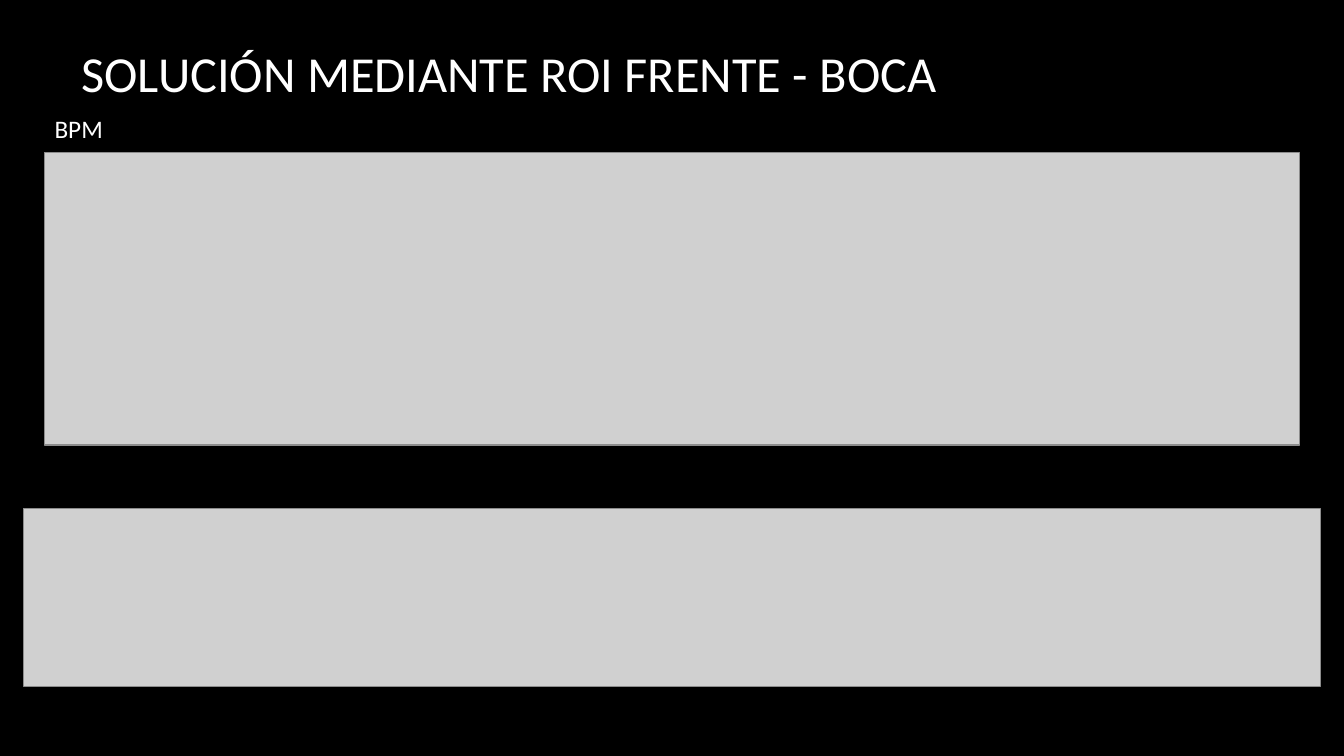
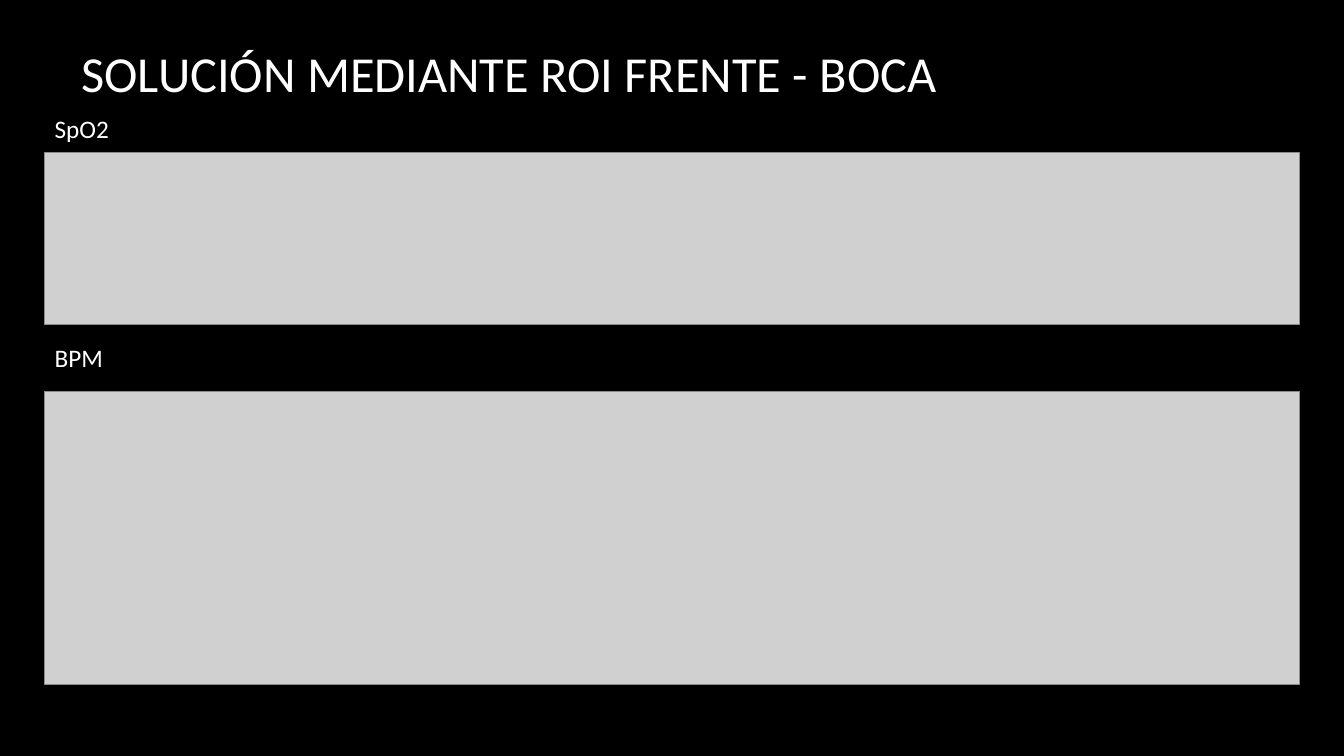
Before and after one commit to KevinPizarro/elo328-proyectoNAM2, a slide deck: slide 5 of NAM2_presentacion.pptx. Drawn at 1344x756 pixels with LibreOffice and Linux fonts; fonts in the diff are those of the drawing; grey boxes stand for pictures; background and template pictures are left out. Boxes give left, top, right and bottom in pixels: in the first picture for what was removed or moved away, otherwise in the second. Text is boxed around its words. In the diff, an @@ line names an element or a change of style, - is before the commit and + after.

Commit message:
Se cambian unos orden en la ppt

```diff
--- a/NAM2_presentacion.pptx
+++ b/NAM2_presentacion.pptx
@@ text added at bbox=[55, 121, 109, 142], 18 pt, text #FFFFFF @@
+SpO2
@@ picture: place and size @@
-picture at bbox=[24, 508, 1321, 687]
+picture at bbox=[44, 152, 1300, 325]
@@ text "BPM": place and size @@
-text "BPM" at bbox=[55, 121, 103, 138]
+text "BPM" at bbox=[55, 350, 103, 367]
@@ picture: place and size @@
-picture at bbox=[44, 152, 1300, 445]
+picture at bbox=[44, 391, 1300, 684]
```
